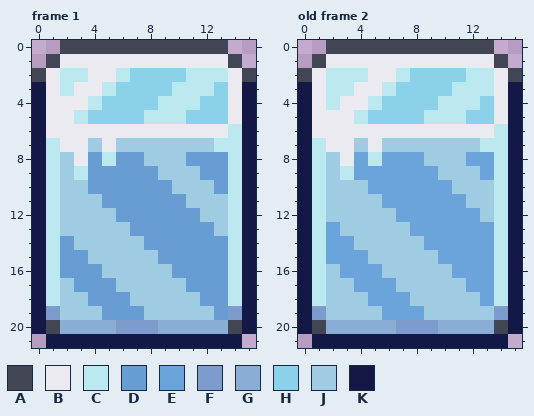
Two versions of one pixel-art file, block_man/data/ice_block.aseprite. That is the earlier state.
16x22 pixels, 2 frames. Colours within 5 levels of each other are drawn and written as one. Shown: frame 1, old frame 2. The commit also changed other frames, which this record leaves out.
Visible layers, top first: "Layer 3", "Layer 2".
Palette (. is transparent): A #424553  B #eaeaf0  C #bce9ef  D #689dd4  E #6ba4db  F #7e9bcd  G #8aadd5  H #8bd1e9  J #9fcbe3  K #131847
Pixels before, frame 1, first column x 0:
 0 ..AAAAAAAAAAAA..
 1 .ABBBBBBBBBBBBA.
 2 ABCCBBCHHHHCCCBA
 3 KBCBBCHHHHCCCHBK
 4 KBBBCHHHHCCCHHBK
 5 KBBCHHHHCCCHHHBK
 6 KBBBBBBBBBBBBBCK
 7 KCBBJBJJJJJJJCCK
 8 KCJBDCDDJJJDDDCK
 9 KCJCDDDDDJJJDDCK
10 KCJJDDDDDDJJJDCK
11 KCJJJDDDDDDJJJCK
12 KCJJJJDDDDDDJJCK
13 KCJJJJJDDDDDDJCK
14 KCDJJJJJDDDDDDCK
15 KCDDJJJJJDDDDDCK
16 KCDDDJJJJJDDDDCK
17 KCJDDDJJJJJDDDCK
18 KCJJDDDJJJJJDDCK
19 KFJJJDDDJJJJJDFK
20 KAGGGGFFFGGGGGAK
21 .KKKKKKKKKKKKKK.
Pixels before, old frame 2, first column x 0:
 0 ..AAAAAAAAAAAA..
 1 .ABBBBBBBBBBBBA.
 2 ABCCCBBCHHHHCCBA
 3 KBCCBBCHHHHCCCBK
 4 KBCBBCHHHHCCCHBK
 5 KBBBCHHHHCCCHHBK
 6 KBBBBBBBBBBBBBCK
 7 KCBBJBJJJJJJJCCK
 8 KCJBECEEEJJJEECK
 9 KCJCEEEEEEJJJECK
10 KCJJJEEEEEEJJJCK
11 KCJJJJEEEEEEJJCK
12 KCJJJJJEEEEEEJCK
13 KCEJJJJJEEEEEECK
14 KCEEJJJJJEEEEECK
15 KCEEEJJJJJEEEECK
16 KCJEEEJJJJJEEECK
17 KCJJEEEJJJJJEECK
18 KCJJJEEEJJJJJECK
19 KFJJJJEEEJJJJJFK
20 KAGGGGGFFFGGGGAK
21 .KKKKKKKKKKKKKK.
New version:
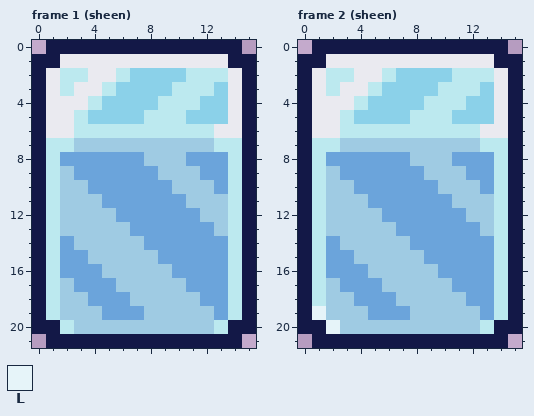
Colours new in this view: L #e6f4f9
A new or re-ordered frame is compared with the old frame closest to it.
Edits made:
frames 2 -> 36
Frame 1 (sheen), layers "Layer 3", "Layer 2":
y 0: x 1..14 .AAAAAAAAAAAA. -> KKKKKKKKKKKKKK
y 1: x 0..1 .A -> KK; x 14..15 A. -> KK
y 2: x 0 A -> K; x 15 A -> K
y 6: x 3..12 BBBBBBBBBB -> CCCCCCCCCC; x 14 C -> B
y 7: x 2..3 BB -> CJ; x 5 B -> J
y 8: x 2..7 JBDCDD -> EEEEEE; x 11..13 DDD -> EEE
y 9: x 3..8 CDDDDD -> EEEEEE; x 12..13 DD -> EE
y 10: x 4..9 DDDDDD -> EEEEEE; x 13 D -> E
y 11: x 5..10 DDDDDD -> EEEEEE
y 12: x 6..11 DDDDDD -> EEEEEE
y 13: x 7..12 DDDDDD -> EEEEEE
y 14: x 2 D -> E; x 8..13 DDDDDD -> EEEEEE
y 15: x 2..3 DD -> EE; x 9..13 DDDDD -> EEEEE
y 16: x 2..4 DDD -> EEE; x 10..13 DDDD -> EEEE
y 17: x 3..5 DDD -> EEE; x 11..13 DDD -> EEE
y 18: x 4..6 DDD -> EEE; x 12..13 DD -> EE
y 19: x 1 F -> C; x 5..7 DDD -> EEE; x 13..14 DF -> EC
y 20: x 1..14 AGGGGFFFGGGGGA -> KCJJJJJJJJJJCK
Frame 2 (sheen) is new; against old frame 2, layers "Layer 3", "Layer 2":
y 0: x 1..14 .AAAAAAAAAAAA. -> KKKKKKKKKKKKKK
y 1: x 0..1 .A -> KK; x 14..15 A. -> KK
y 2: x 0 A -> K; x 4 C -> B; x 6..7 BC -> CH; x 11 H -> C; x 15 A -> K
y 3: x 3 C -> B; x 5..6 BC -> CH; x 10 H -> C; x 13 C -> H
y 4: x 2 C -> B; x 4..5 BC -> CH; x 9 H -> C; x 12 C -> H
y 5: x 3..4 BC -> CH; x 8 H -> C; x 11 C -> H
y 6: x 3..12 BBBBBBBBBB -> CCCCCCCCCC; x 14 C -> B
y 7: x 2..3 BB -> CJ; x 5 B -> J
y 8: x 2..3 JB -> EE; x 5 C -> E; x 8 E -> J; x 11 J -> E
y 9: x 3 C -> E; x 9 E -> J; x 12 J -> E
y 10: x 4 J -> E; x 10 E -> J; x 13 J -> E
y 11: x 5 J -> E; x 11 E -> J
y 12: x 6 J -> E; x 12 E -> J
y 13: x 2 E -> J; x 7 J -> E; x 13 E -> J
y 14: x 3 E -> J; x 8 J -> E
y 15: x 4 E -> J; x 9 J -> E
y 16: x 2 J -> E; x 5 E -> J; x 10 J -> E
y 17: x 3 J -> E; x 6 E -> J; x 11 J -> E
y 18: x 4 J -> E; x 7 E -> J; x 12 J -> E
y 19: x 1 F -> L; x 5 J -> E; x 8 E -> J; x 13..14 JF -> EC
y 20: x 1..14 AGGGGGFFFGGGGA -> KLJJJJJJJJJJCK
Pixel boxes of the changes (left, top, right, bottom) in both pictures:
changed: (32, 40, 256, 82)
changed: (46, 124, 242, 334)
changed: (298, 40, 522, 334)
